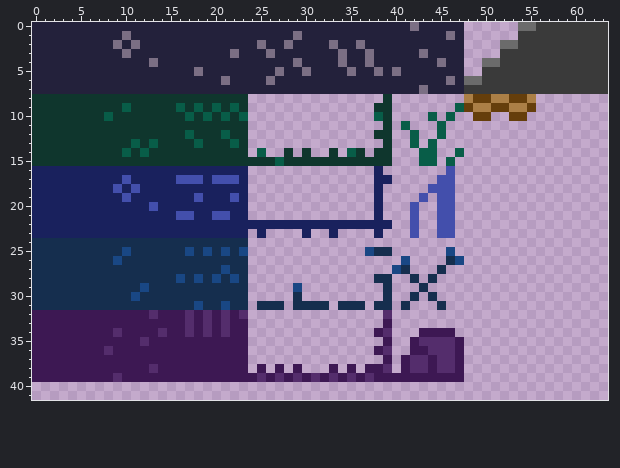
File history of a pixel-art file, support/aseprite/tileset.aseprite. This is how it looked before the edit.
64x64 pixels, 1 frame. Shown: x 0..63, y 0..41.
And afterwards:
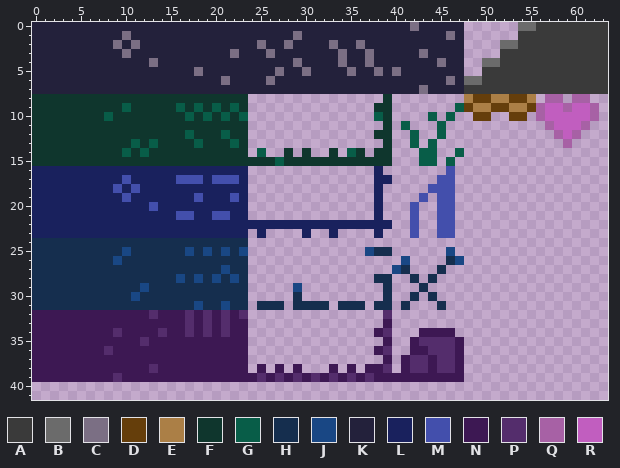
Palette (. is transparent): A #3a3a3a  B #6b6b6b  C #7b6f84  D #653e0b  E #ab7f46  F #0f362d  G #085d48  H #152e4e  J #194784  K #23213b  L #19215d  M #434fac  N #3d1853  P #542d6c  Q #a761a5  R #c15ebf
Edits made:
y 8: x 57..58 .. -> QQ; x 60..61 .. -> QQ
y 9: x 56..62 ....... -> QRRQRRQ
y 10: x 56..62 ....... -> QRRRRRQ
y 11: x 57..61 ..... -> QRRRQ
y 12: x 58..60 ... -> QRQ
y 13: x 59 . -> Q
Where, in picture pixels (left, top, right, bottom), the same in both pictures:
added: (536, 94, 599, 148)
